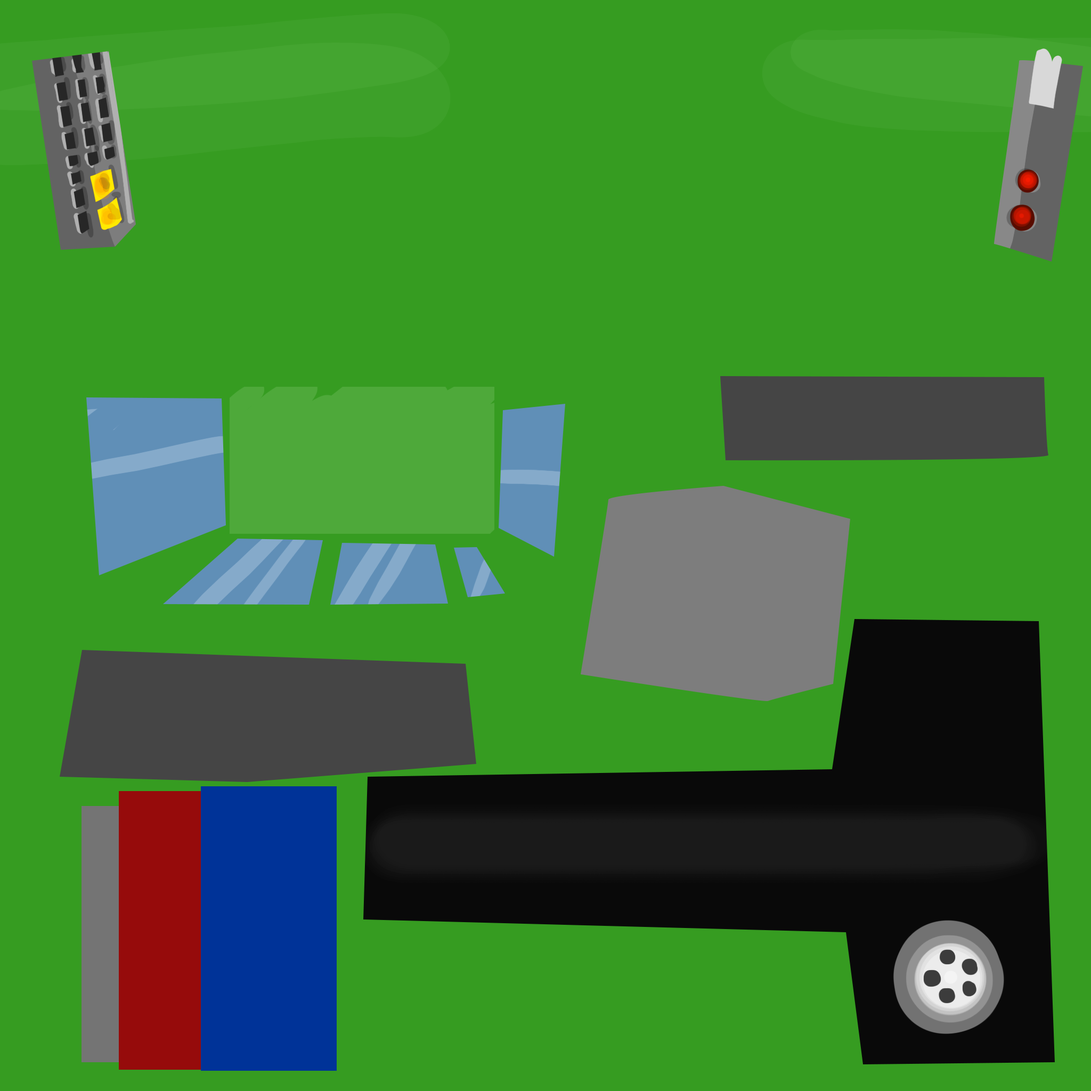
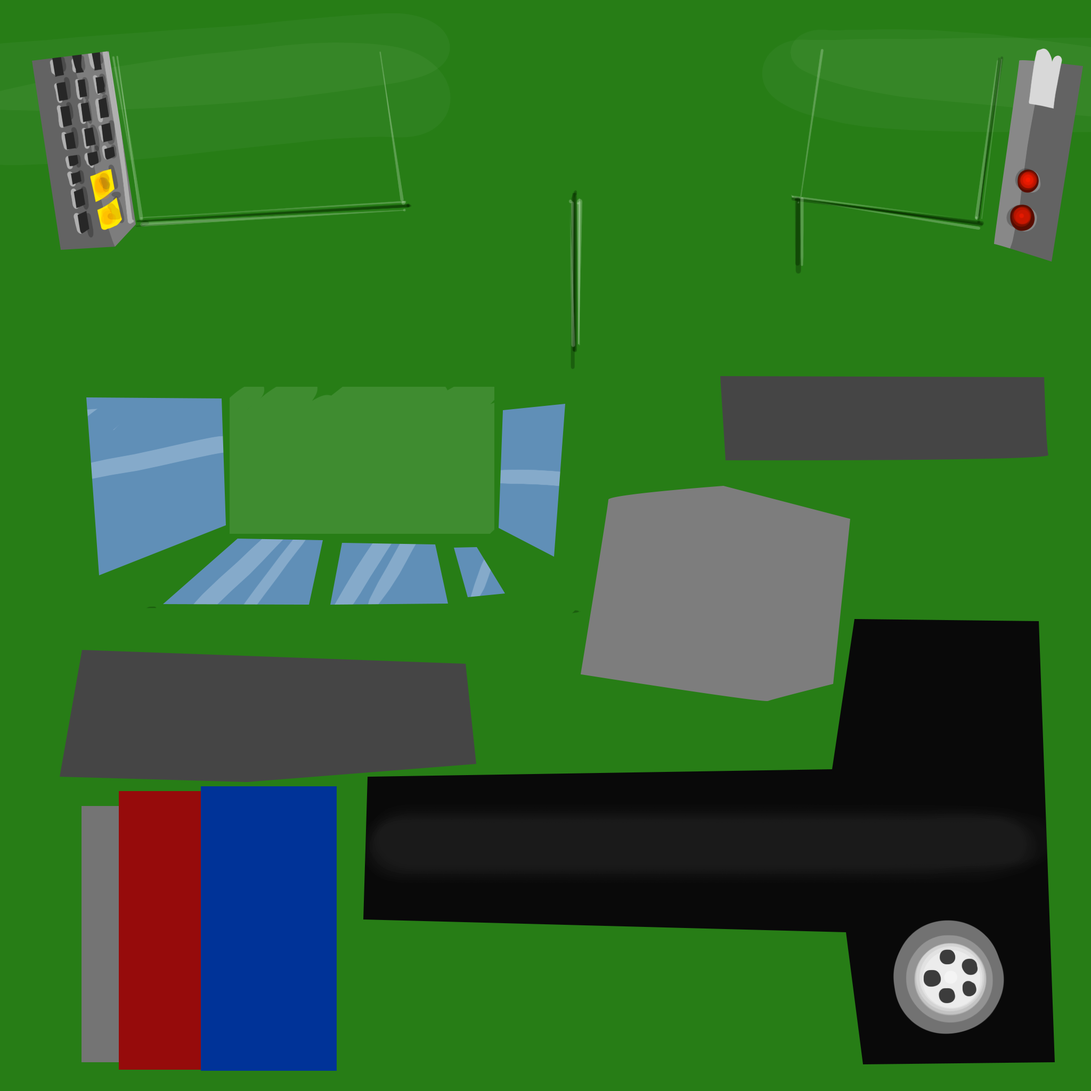
Comparing the layer stacks of the two 1091x1091 images. Changes:
added group "Group 1" with 2 layers above "Color Fill 1" over box(111, 48, 1005, 614)
added layer "Layer 18" in group "Group 1" over box(111, 48, 1004, 349)
added layer "Layer 17" (2nd of 2, in "Group 1") in group "Group 1" over box(135, 55, 1005, 614)
painted on "Color Fill 1" over box(0, 0, 1091, 1091)
